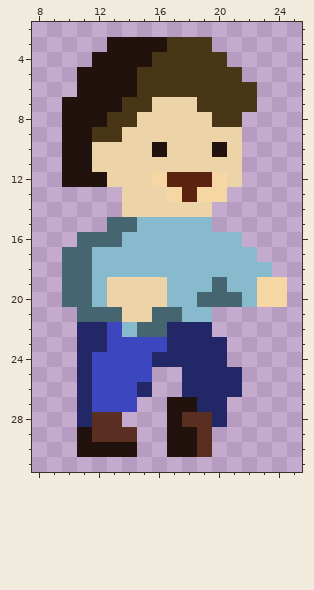
One commit to this pixel-art sprite: assets/img/new_bonhomme_2.png. Above, as it was before the edit.
The file is 96x96 pixels, drawn in blocks of 3x3; one block is one cell here. Shown: x 8..25, y 2..31.
New version:
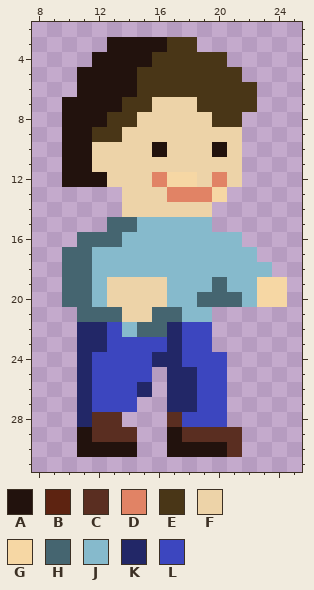
Palette (. is transparent): A #22120d  B #5d2311  C #5a2e21  D #e18365  E #493617  F #edd3a8  G #f6d7a4  H #456570  J #86bacc  K #222767  L #3c46bf
Message: nouveau bonhomme fin
Edits made:
Colour A is added in row 30 at x 20.
Colour A replaces colour C in row 30 at x 19.
Colour C is added in row 29 at x 20 to 21; in row 30 at x 21.
Colour C replaces colour A in row 28 at x 17; in row 29 at x 18.
Colour D replaces colour B in row 13 at x 18.
Colour D replaces colour G in row 12 at x 16 and 20; in row 13 at x 17 and 19.
Colour F replaces colour B in row 12 at x 19.
Colour G replaces colour B in row 12 at x 17 to 18.
Colour K is added in rows 25 to 26 at x 17.
Colour K replaces colour A in row 27 at x 17 to 18.
Colour L replaces colour C in row 28 at x 18 to 19.
Colour L replaces colour K in rows 22 to 23 at x 18 to 19; in row 24 at x 18 to 20; in rows 25 to 27 at x 19 to 20; in row 28 at x 20.
Colour E is gone in row 3 at x 19.
Colour K is gone in row 23 at x 20; in rows 25 to 26 at x 21.
Changed places in both pictures, as pixel boxes (x1, y1, x2, y2):
erased: (197, 37, 212, 52)
changed: (152, 172, 227, 202)
changed: (167, 322, 242, 457)
